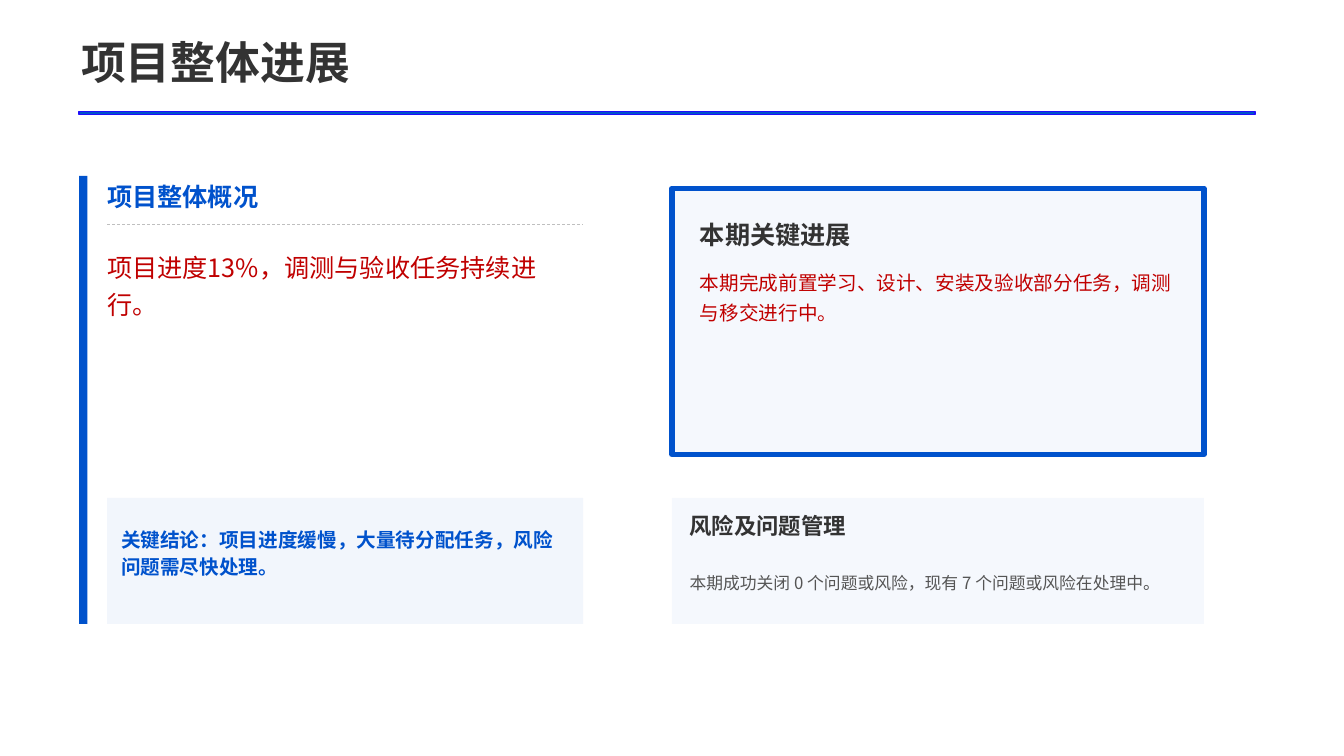
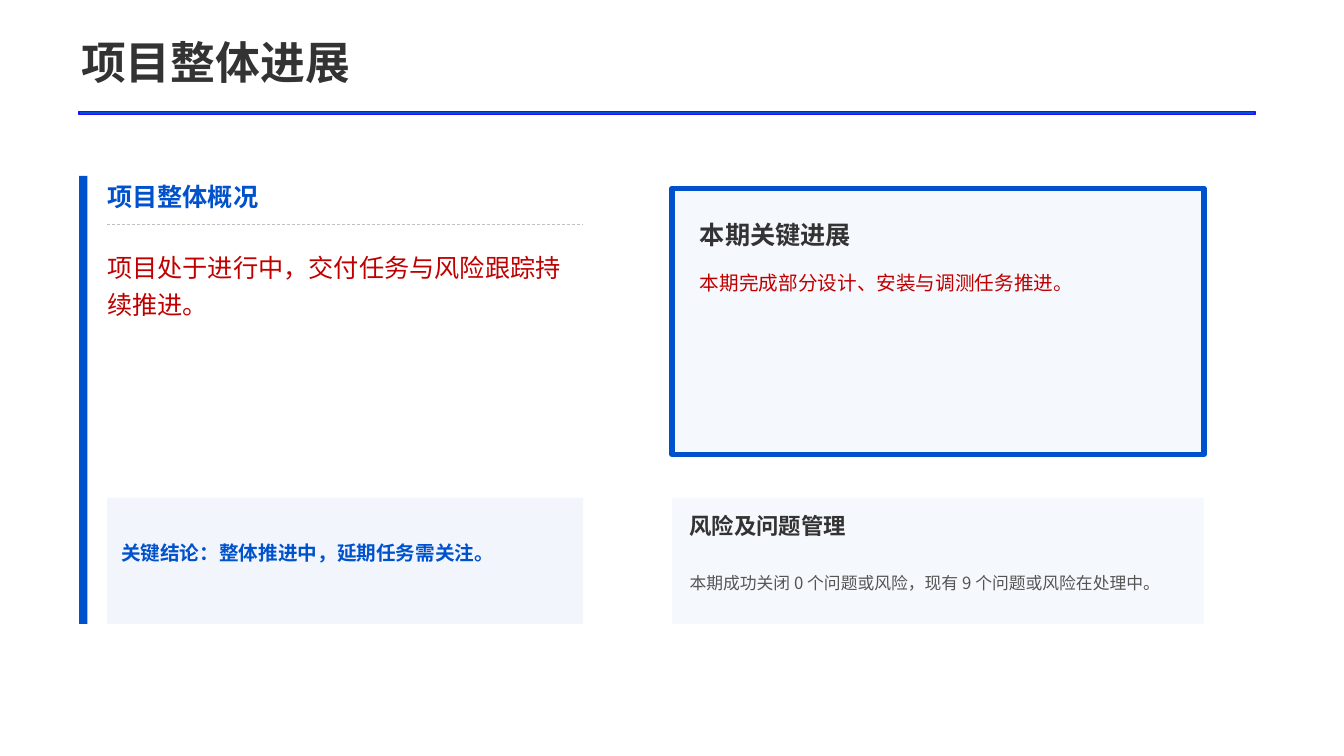
Before and after one commit to SanChiaki/report_generator, a slide deck: slide 4 of examples/italy_progress_report/preview_replace_report.pptx. Drawn at 1344x756 pixels with LibreOffice and Linux fonts; fonts in the diff are those of the drawing. Boxes give left, top, right and bottom in pixels: in the first picture for what was removed or moved away, otherwise in the second. Text is boxed around its words. In the diff, an @@ line names an element or a change of style, - is before the commit and + after.

```diff
--- a/examples/italy_progress_report/preview_replace_report.pptx
+++ b/examples/italy_progress_report/preview_replace_report.pptx
@@ text at (x1=107, y1=255, x2=561, y2=316): text changed @@
-项目进度13%，调测与验收任务持续进行。
+项目处于进行中，交付任务与风险跟踪持续推进。
@@ text at (x1=700, y1=273, x2=1073, y2=292): text changed @@
-本期完成前置学习、设计、安装及验收部分任务，调测与移交进行中。
+本期完成部分设计、安装与调测任务推进。
@@ text at (x1=121, y1=543, x2=494, y2=563): text changed @@
-关键结论：项目进度缓慢，大量待分配任务，风险问题需尽快处理。
+关键结论：整体推进中，延期任务需关注。
@@ text at (x1=690, y1=575, x2=1160, y2=591): text changed @@
-本期成功关闭 0 个问题或风险，现有 7 个问题或风险在处理中。
+本期成功关闭 0 个问题或风险，现有 9 个问题或风险在处理中。
```
Also in this commit, not shown: 3 other slides changed, 5 other files.
